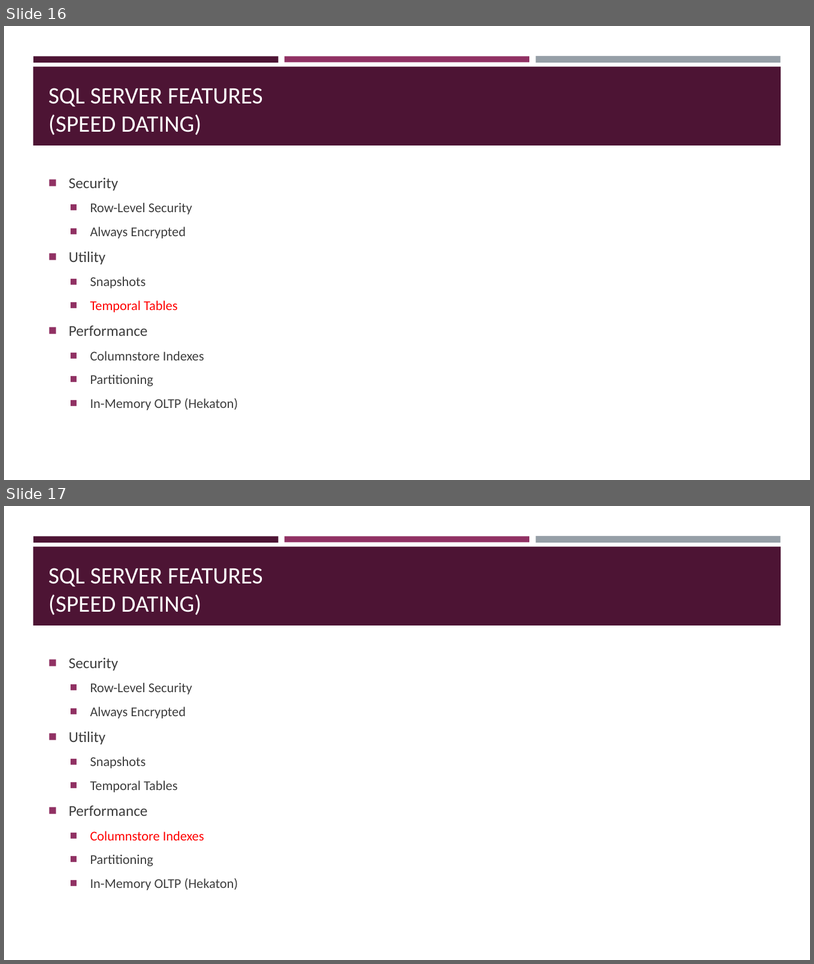
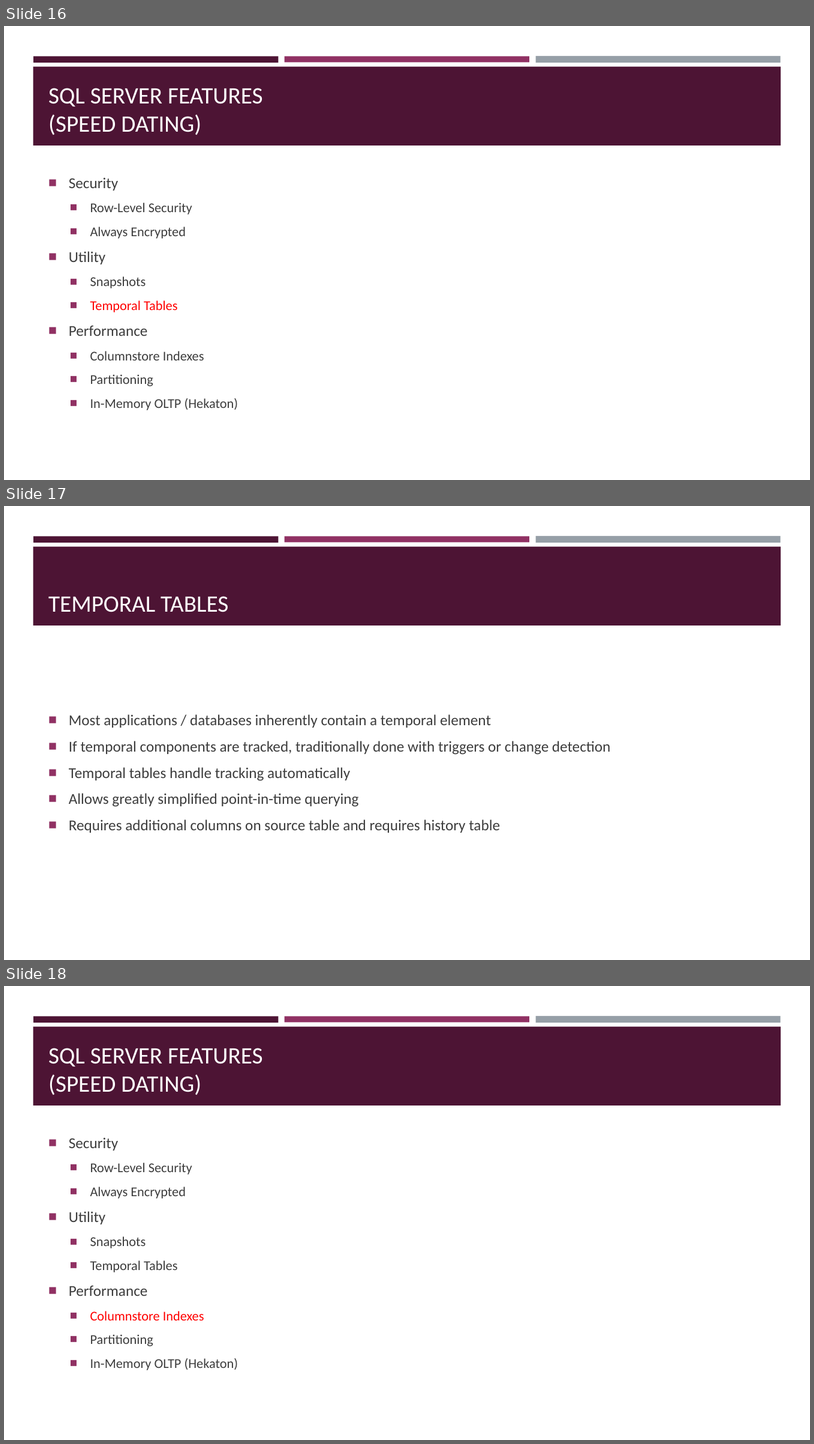
Before and after one commit to sqltran/SevenAwesomeSQLFeatures, a slide deck: AwesomeFreeSQLServerFeatures.pptx. Shown one above the other, each under a label of ours: slides 16 and 17 before the commit, slides 16, 17 and 18 after it. The pictures are 814x964 and 814x1444 pixels, drawn with LibreOffice and Linux fonts; fonts in the diff are those of the drawing. Boxes give left, top, right and bottom in pixels: in the first picture for what was removed or moved away, otherwise in the second. Text is boxed around its words. In the diff, an @@ line names an element or a change of style, - is before the commit and + after.

Commit message:
Add slide for temporal tables.

```diff
--- a/AwesomeFreeSQLServerFeatures.pptx
+++ b/AwesomeFreeSQLServerFeatures.pptx
@@ slide 17 added at (4,506,810,960), background #FFFFFF; not listed: 4 template elements that a slide beside it also shows @@
@@ title added at (48,596,228,612), 28 pt, text #FFFFFF @@
+TEMPORAL TABLES
@@ text added at (69,714,611,832), 18 pt, text #3D3D3D @@
+■ Most applications / databases inherently contain a temporal element
+■ If temporal components are tracked, traditionally done with triggers or change detection
+■ Temporal tables handle tracking automatically
+■ Allows greatly simplified point-in-time querying
+■ Requires additional columns on source table and requires history table
@@ what was slide 17 is now slide 18 @@
```
